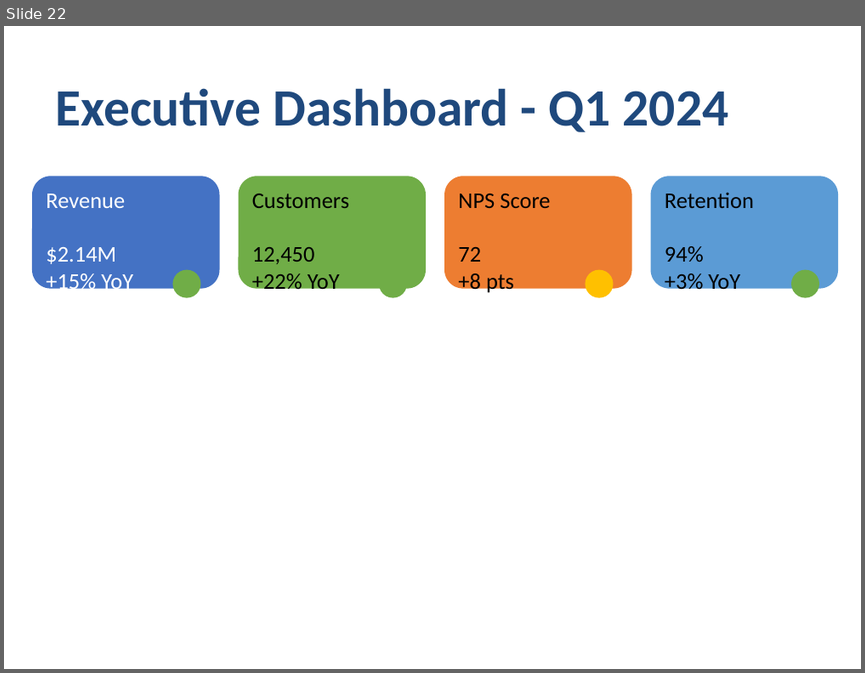
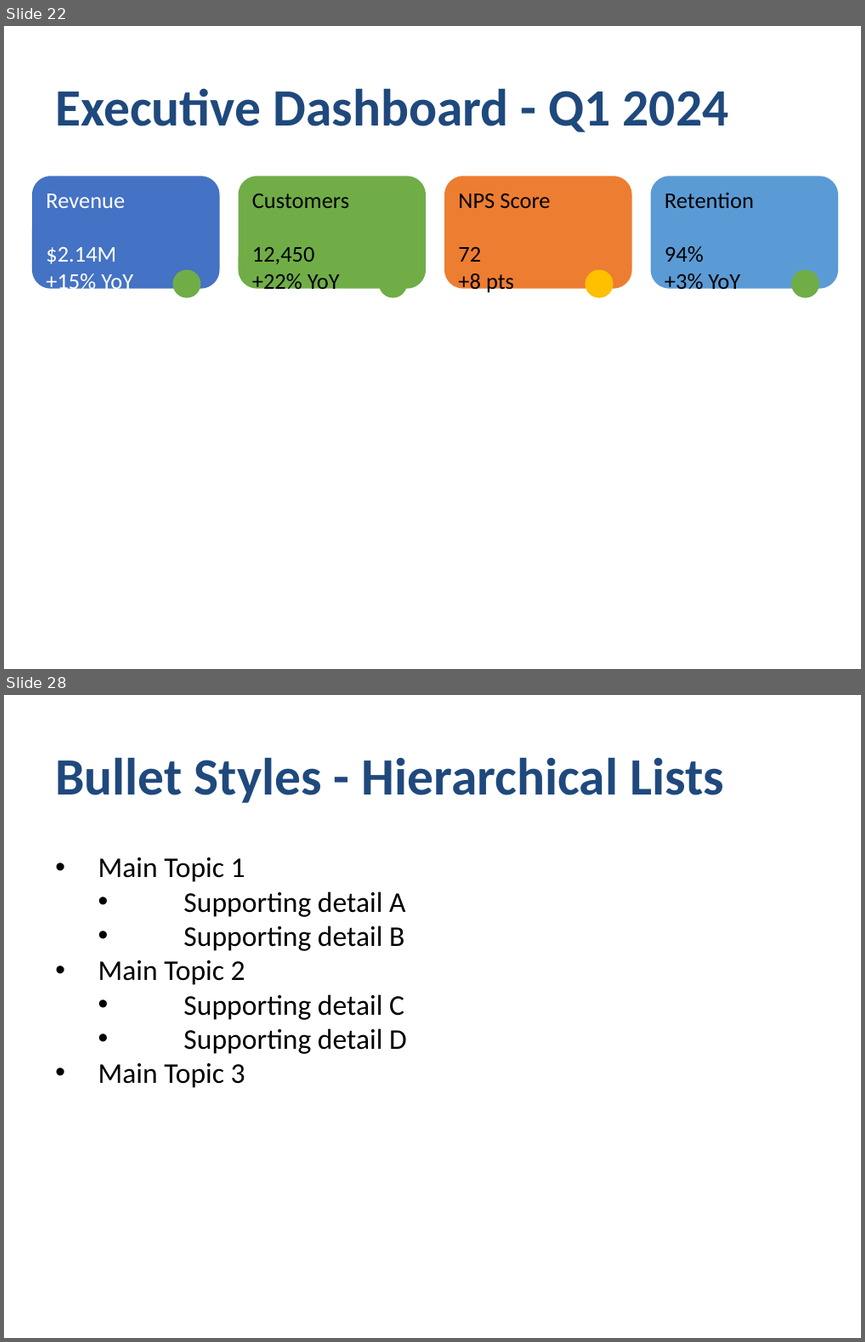
Before and after one commit to yingkitw/ppt-rs, a slide deck: comprehensive_demo.pptx. Shown one above the other, each under a label of ours: slide 22 before the commit, slides 22 and 28 after it; the slides between them are not shown. The pictures are 865x673 and 865x1342 pixels, drawn with LibreOffice and Linux fonts; fonts in the diff are those of the drawing. Boxes give left, top, right and bottom in pixels: in the first picture for what was removed or moved away, otherwise in the second. Text is boxed around its words. In the diff, an @@ line names an element or a change of style, - is before the commit and + after.

Commit message:
Enhance README and TODO with new template and theme features; update demo with bullet styles and image handling
- Added sections for presentation templates and themes in README.md, showcasing usage examples for business proposals, status reports, and various themes.
- Expanded TODO.md to reflect the completion of the template system and layout helpers.
- Updated comprehensive_demo.rs to demonstrate new bullet styles (numbered, lettered, roman, custom) and image loading from base64 and bytes.
- Introduced new image handling capabilities in the generator, allowing images to be created from various sources.

```diff
--- a/comprehensive_demo.pptx
+++ b/comprehensive_demo.pptx
@@ slide 28 added at bbox=[4, 695, 861, 1338], background #FFFFFF @@
@@ text added at bbox=[55, 757, 724, 803], 44 pt, text #1F497D, bold @@
+Bullet Styles - Hierarchical Lists
@@ text added at bbox=[98, 857, 407, 1088], 24 pt, text #000000 @@
+• Main Topic 1
+  • Supporting detail A
+  • Supporting detail B
+• Main Topic 2
+  • Supporting detail C
+  • Supporting detail D
+• Main Topic 3
```
Also in this commit, not shown: 5 slides changed, 10 other slides added, 32 other files.
